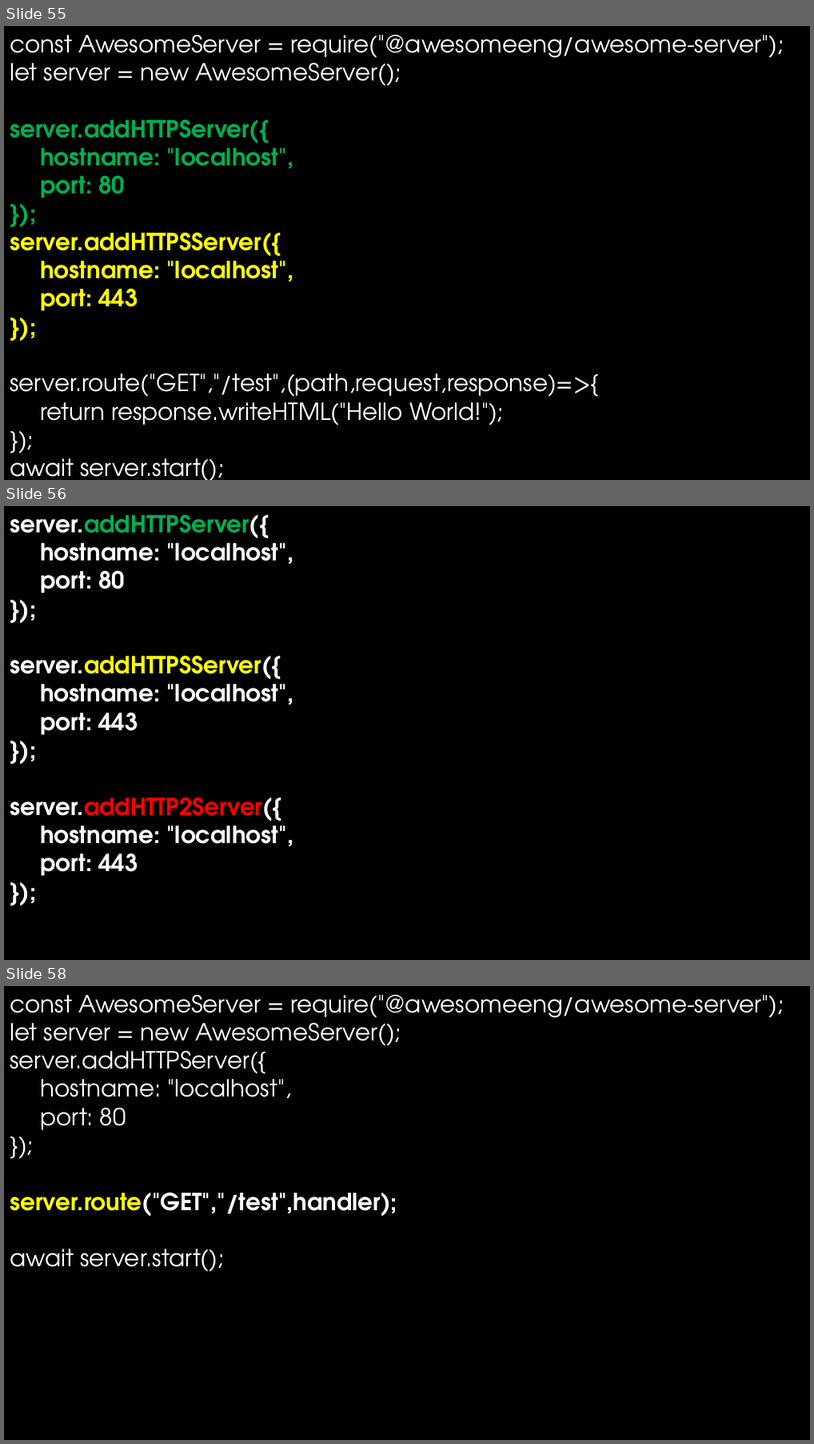
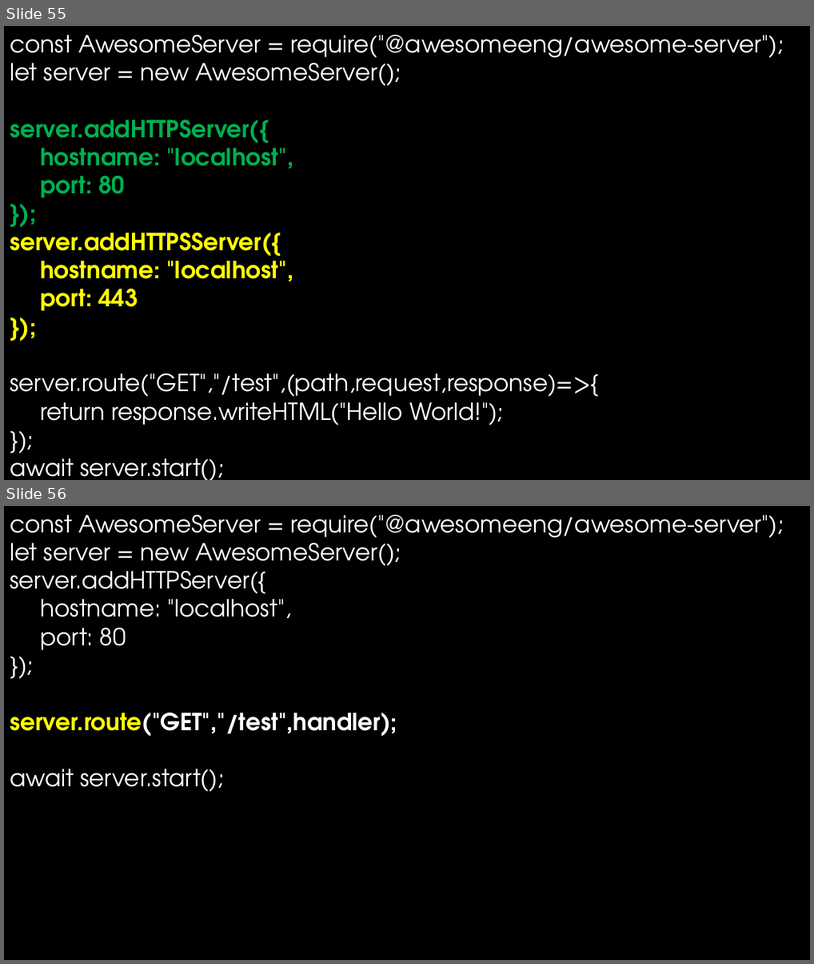
Before and after one commit to arei/talks, a slide deck: BuildingAwesome/BuildingAwesome.pptx. Shown one above the other, each under a label of ours: slides 55, 56 and 58 before the commit, slides 55 and 56 after it; the slides between them are not shown. The pictures are 814x1444 and 814x964 pixels, drawn with LibreOffice and Linux fonts; fonts in the diff are those of the drawing. Boxes give left, top, right and bottom in pixels: in the first picture for what was removed or moved away, otherwise in the second. Text is boxed around its words. In the diff, an @@ line names an element or a change of style, - is before the commit and + after.

```diff
--- a/BuildingAwesome/BuildingAwesome.pptx
+++ b/BuildingAwesome/BuildingAwesome.pptx
@@ slide 56 removed at bbox=[4, 506, 810, 960], background #000000 @@
@@ text removed at bbox=[10, 515, 294, 876] @@
-server.addHTTPServer({
-hostname: "localhost",
-port: 80
-});
-server.addHTTPSServer({
-hostname: "localhost",
-port: 443
-});
-server.addHTTP2Server({
-hostname: "localhost",
-port: 443
-});
@@ what was slide 58 is now slide 56 @@
```
Also in this commit, not shown: 4 slides changed, 4 slides added, 1 other slide removed, 2 other files.
